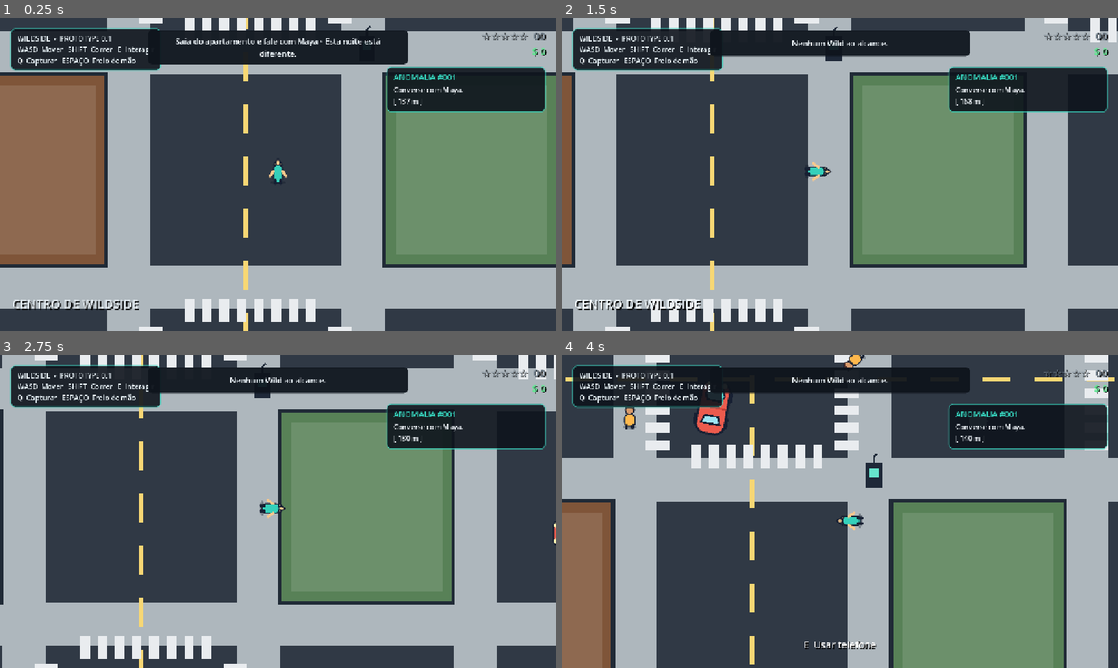
Above: before the commit, frames 1-4 (two rows, left to right).
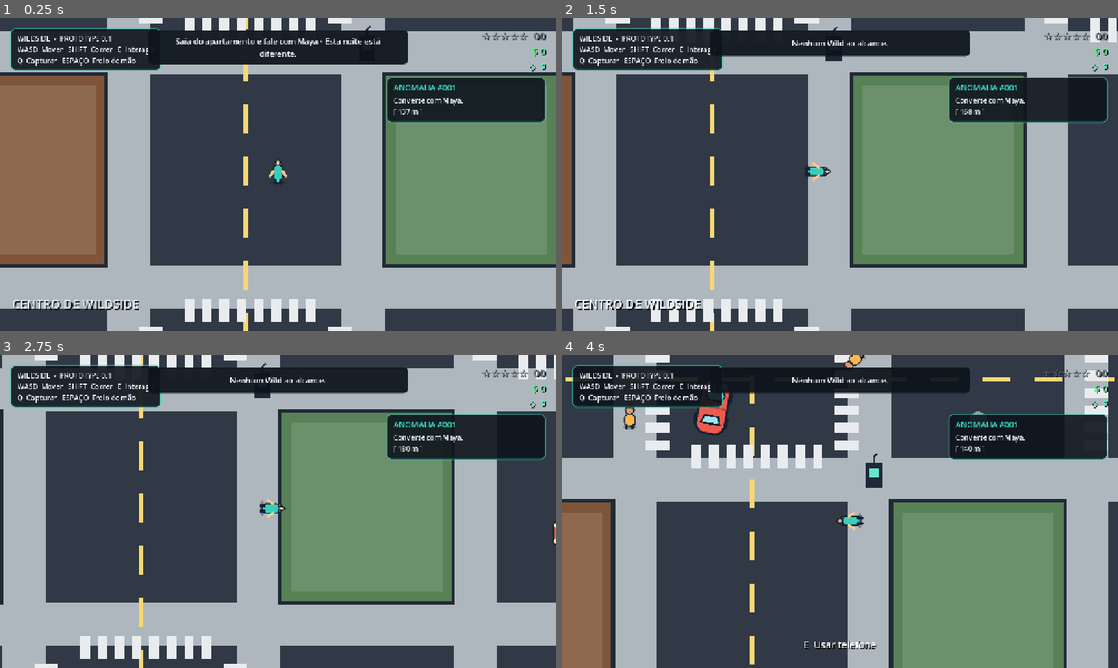
Above: after the commit, the same moments.

Repository: MiguelAlmeidaJ/Wildside
Game: Godot game, scene res://main.tscn
Two runs of this game, one before a commit and one after it. Both use one fixed random seed, a clock stepped at 60 frames per second and the inputs below.
Inputs (mouse positions are in pixels of both pictures, inside the frame that each line leads up to):
- Up to frame 1 (0.25 s): no input
- Up to frame 2 (1.5 s): move the mouse to (962, 158) at 0.52 s; hold D (move_right) 0.53-1.28 s; hold Q (capture) 0.53-1.28 s; click (962, 158) at 0.67 s; move the mouse to (728, 190) at 1.27 s; hold Space (brake) from 1.28 s (still down); tap E (interact) at 1.35 s
- Up to frame 3 (2.75 s): move the mouse to (333, 442) at 2.02 s; release Space (brake) at 2.03 s; hold D (move_right) from 2.03 s (still down); hold Shift (run) from 2.03 s (still down)
- Up to frame 4 (4 s): move the mouse to (812, 574) at 2.77 s; release D (move_right) at 2.78 s; release Shift (run) at 2.78 s; hold W (move_up) 2.78-3.53 s; tap Q (capture) at 2.85 s; click (812, 574) at 2.92 s; move the mouse to (1006, 558) at 3.52 s; hold A (move_left) from 3.53 s (still down); hold E (interact) from 3.53 s (still down)

The runs differ from the first frame. In frame 1, 2.2% of the frame differs, in the area x 69-99%, y 14-34%; in frame 2, 2.3%; in frame 3, 2.4%; in frame 4, 2.6%.
Error before the commit: Invalid assignment of property or key 'text' with value of type 'String' on a base object of type 'null instance'. (res://scripts/ui/hud.gd:71)

Commit message:
Add capture device counter to HUD

Diff:
--- a/scenes/ui/hud.tscn
+++ b/scenes/ui/hud.tscn
@@ -127,15 +127,34 @@
 text = "$ 0"
 horizontal_alignment = 2
 
+
+[node name="DevicesLabel" type="Label" parent="."]
+unique_name_in_owner = true
+anchors_preset = 1
+anchor_left = 1.0
+anchor_right = 1.0
+offset_left = -300.0
+offset_top = 96.0
+offset_right = -24.0
+offset_bottom = 126.0
+grow_horizontal = 0
+theme_override_colors/font_color = Color(0.35, 0.95, 0.82, 1)
+theme_override_colors/font_shadow_color = Color(0, 0, 0, 0.85)
+theme_override_constants/shadow_offset_x = 2
+theme_override_constants/shadow_offset_y = 2
+theme_override_font_sizes/font_size = 20
+text = "◇  0"
+horizontal_alignment = 2
+
 [node name="MissionPanel" type="PanelContainer" parent="."]
 unique_name_in_owner = true
 anchors_preset = 1
 anchor_left = 1.0
 anchor_right = 1.0
 offset_left = -390.0
-offset_top = 112.0
+offset_top = 136.0
 offset_right = -24.0
-offset_bottom = 217.0
+offset_bottom = 241.0
 grow_horizontal = 0
 theme_override_styles/panel = SubResource("StyleBox_info")
 
